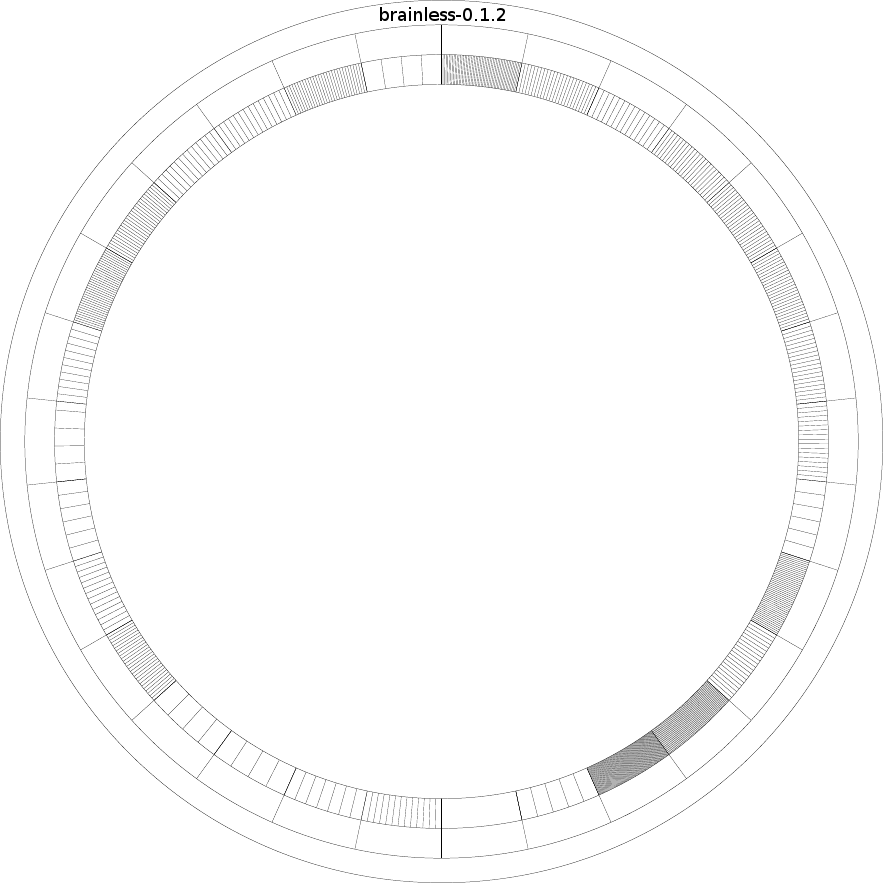
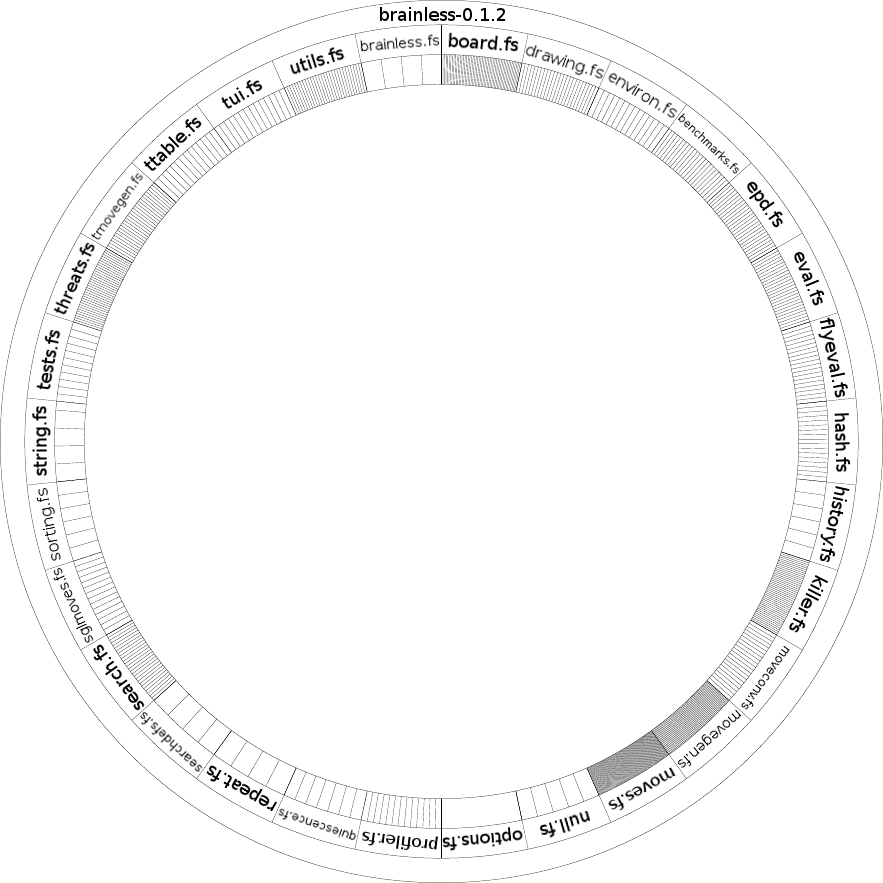
The second (883, 883) image is a revision of the first. Changes to its layers:
added layer "utils.fs" above "tui.fs" over bbox(289, 46, 345, 75)
added layer "ttable.fs" above "tmovegen.fs" over bbox(143, 117, 202, 172)
added layer "tmovegen.fs" above "threats.fs" over bbox(90, 172, 143, 241)
added layer "threats.fs" above "tests.fs" over bbox(53, 242, 95, 315)
added layer "tests.fs" above "string.fs" over bbox(36, 329, 61, 390)
added layer "sorting.fs" above "sglmoves.fs" over bbox(36, 487, 61, 561)
added layer "sglmoves.fs" above "search.fs" over bbox(53, 567, 94, 643)
added layer "search.fs" above "searchdefs.fs" over bbox(92, 644, 145, 711)
added layer "searchdefs.fs" above "repeat.fs" over bbox(139, 711, 203, 772)
added layer "repeat.fs" above "quiescence.fs" over bbox(206, 765, 277, 811)
added layer "quiescence.fs" above "profiler.fs" over bbox(278, 808, 356, 840)
added layer "profiler.fs" above "options.fs" over bbox(362, 831, 438, 850)
added layer "options.fs" above "null.fs" over bbox(442, 827, 523, 852)
added layer "moves.fs" above "movegen.fs" over bbox(608, 767, 676, 811)
added layer "movegen.fs" above "moveconv.fs" over bbox(677, 710, 742, 769)
added layer "moveconv.fs" above "killer.fs" over bbox(741, 646, 790, 710)
added layer "killer.fs" above "history.fs" over bbox(788, 575, 829, 633)
added layer "history.fs" above "hash.fs" over bbox(819, 486, 850, 563)
added layer "flyeval.fs" above "eval.fs" over bbox(818, 317, 848, 398)
added layer "eval.fs" above "epd.fs" over bbox(793, 251, 825, 306)
added layer "epd.fs" above "benchmarks.fs" over bbox(746, 181, 784, 228)
added layer "benchmarks.fs" above "environ.fs" over bbox(677, 112, 740, 174)
added layer "environ.fs" above "drawing.fs" over bbox(607, 72, 678, 119)
added layer "drawing.fs" above "board.fs" over bbox(525, 45, 605, 79)
…and 6 more changes (6 added)
